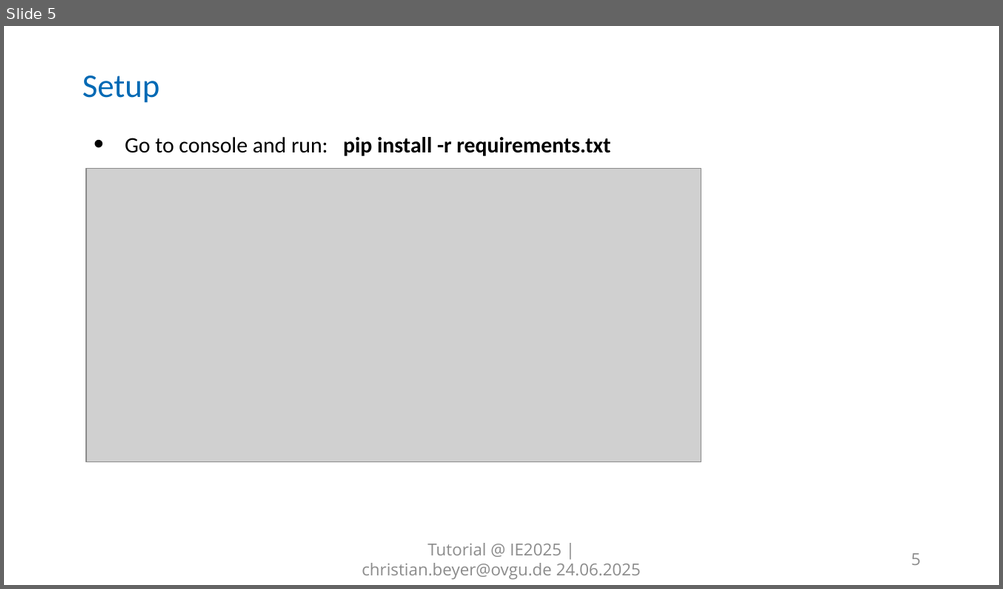
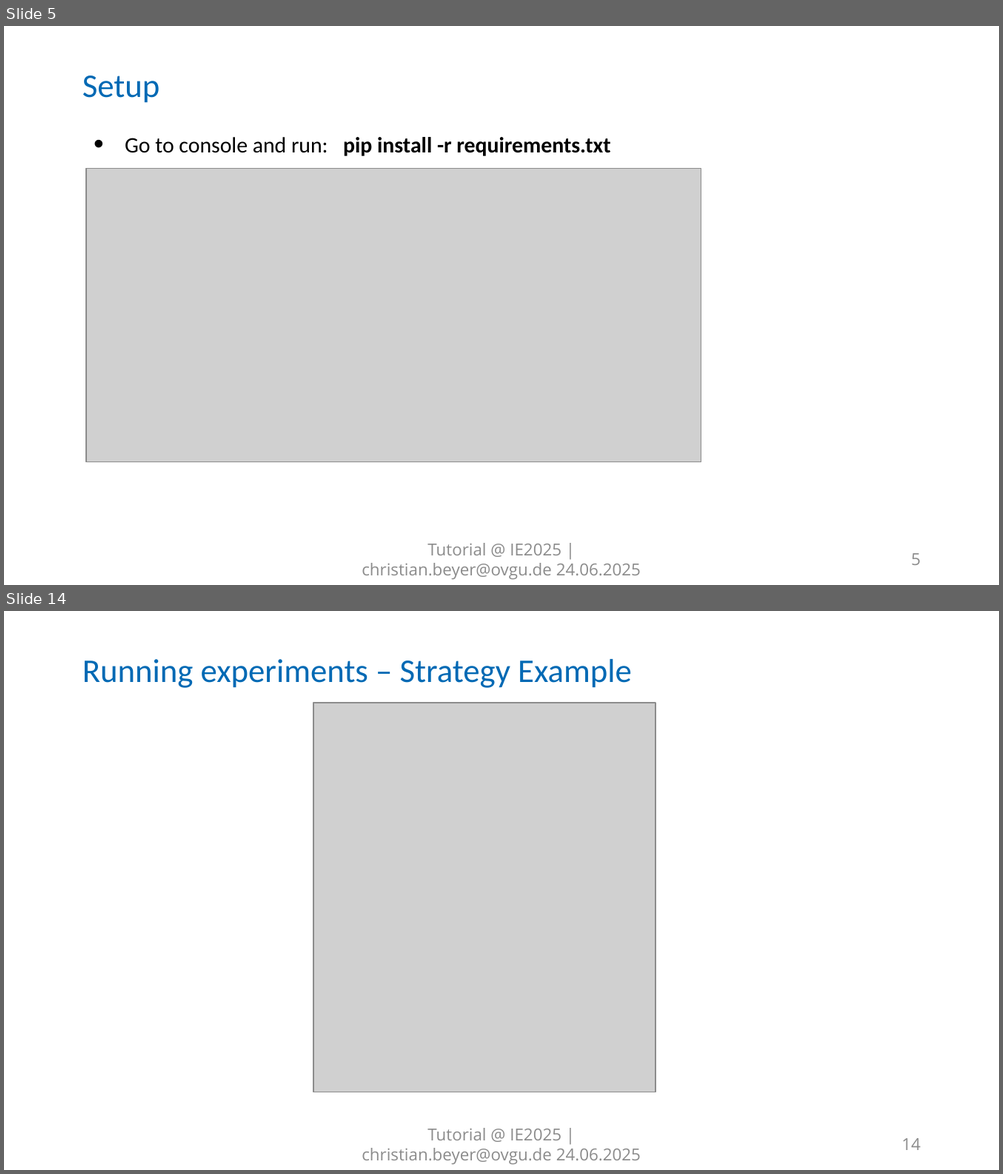
Before and after one commit to cbeyer-code/AFA_Workshop_IE2025, a slide deck: Framework 101.pptx. Shown one above the other, each under a label of ours: slide 5 before the commit, slides 5 and 14 after it; the slides between them are not shown. The pictures are 1003x589 and 1003x1174 pixels, drawn with LibreOffice and Linux fonts; fonts in the diff are those of the drawing; grey boxes stand for pictures; background and template pictures are left out. Boxes give left, top, right and bottom in pixels: in the first picture for what was removed or moved away, otherwise in the second. Text is boxed around its words. In the diff, an @@ line names an element or a change of style, - is before the commit and + after.

```diff
--- a/Framework 101.pptx
+++ b/Framework 101.pptx
@@ slide 14 added at <box>4,611,999,1170</box>, background #FFFFFF; not listed: 8 template elements that a slide beside it also shows @@
@@ title added at <box>82,659,632,688</box>, 24 pt, text #0069B4 @@
+Running experiments – Strategy Example
@@ picture added at <box>313,703,655,1092</box> @@
@@ text added at <box>361,1128,640,1165</box>, 12 pt, text #8C8C8C @@
+Tutorial @ IE2025 | christian.beyer@ovgu.de 24.06.2025
@@ page number added at <box>902,1139,921,1150</box>, 12 pt, text #8C8C8C @@
+14
```
Also in this commit, not shown: 1 slide changed, 12 other slides added.
